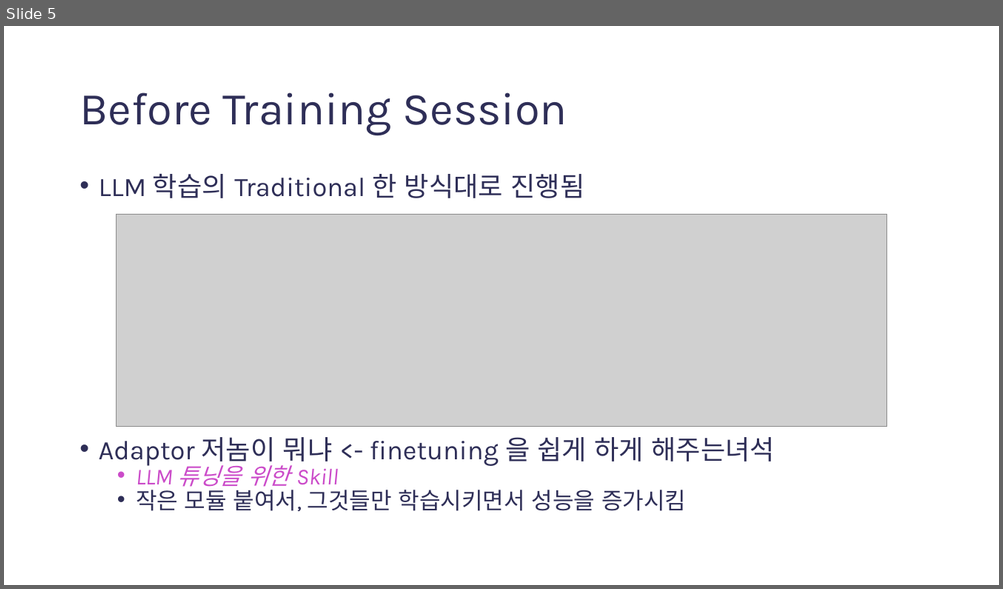
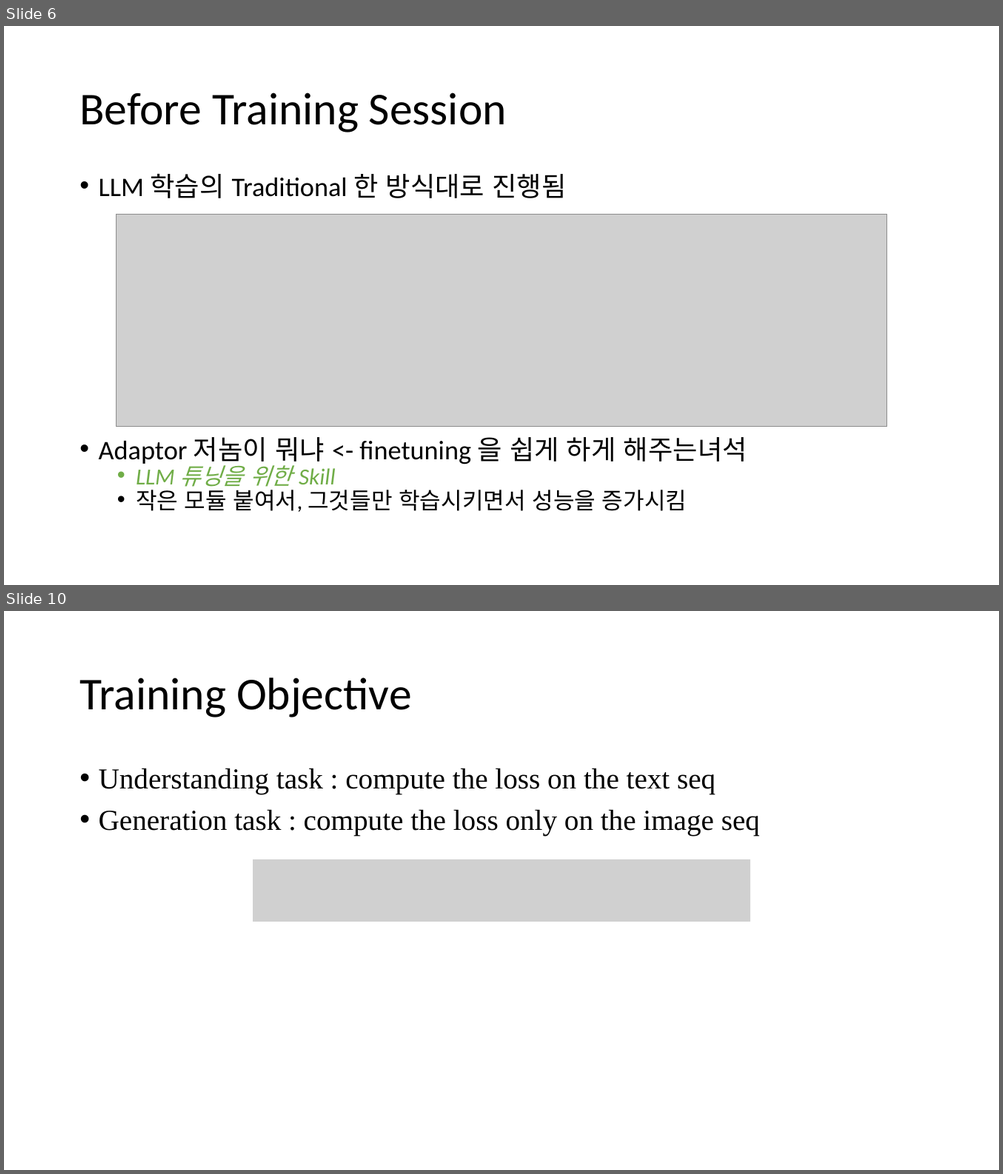
Before and after one commit to gggg8657/study, a slide deck: Studying must go on/Presentation1.pptx. Shown one above the other, each under a label of ours: slide 5 before the commit, slides 6 and 10 after it; the slides between them are not shown. The pictures are 1003x589 and 1003x1174 pixels, drawn with LibreOffice and Linux fonts; fonts in the diff are those of the drawing; grey boxes stand for pictures. Boxes give left, top, right and bottom in pixels: in the first picture for what was removed or moved away, otherwise in the second. Text is boxed around its words. In the diff, an @@ line names an element or a change of style, - is before the commit and + after.

```diff
--- a/Studying must go on/Presentation1.pptx
+++ b/Studying must go on/Presentation1.pptx
@@ slide 10 added at (4, 611, 999, 1170), background #FFFFFF @@
@@ title added at (79, 678, 412, 718), 44 pt, text #000000 @@
+Training Objective
@@ text added at (99, 768, 760, 836), 28 pt, text #000000 @@
+• Understanding task : compute the loss on the text seq
+• Generation task : compute the loss only on the image seq
@@ picture added at (253, 860, 750, 922) @@
@@ what was slide 5 is now slide 6 @@
@@ slide 6 changed as well @@
@@ title "Before Training Session" at (79, 93, 506, 133): font Karla to Calibri, text colour #2E2E57 to #000000 @@
@@ text "LLM 학습의 Traditional 한 방식대로 ..." at (99, 174, 747, 512): font Karla to Calibri; text colour #2E2E57 to #000000 in "LLM 학습의 Traditional 한 방식대로 진행됨", "Adaptor 저놈이 뭐냐 <- finetuning 을 쉽게 ...", "작은 모듈 붙여서, 그것들만 학습시키면서 성능을 증가시킴"; text colour #CB4BC9 to #70AD47 in "LLM 튜닝을 위한 Skill" @@
```
Also in this commit, not shown: 4 other slides changed, 12 other slides added, 2 slides removed, 1 other file.
